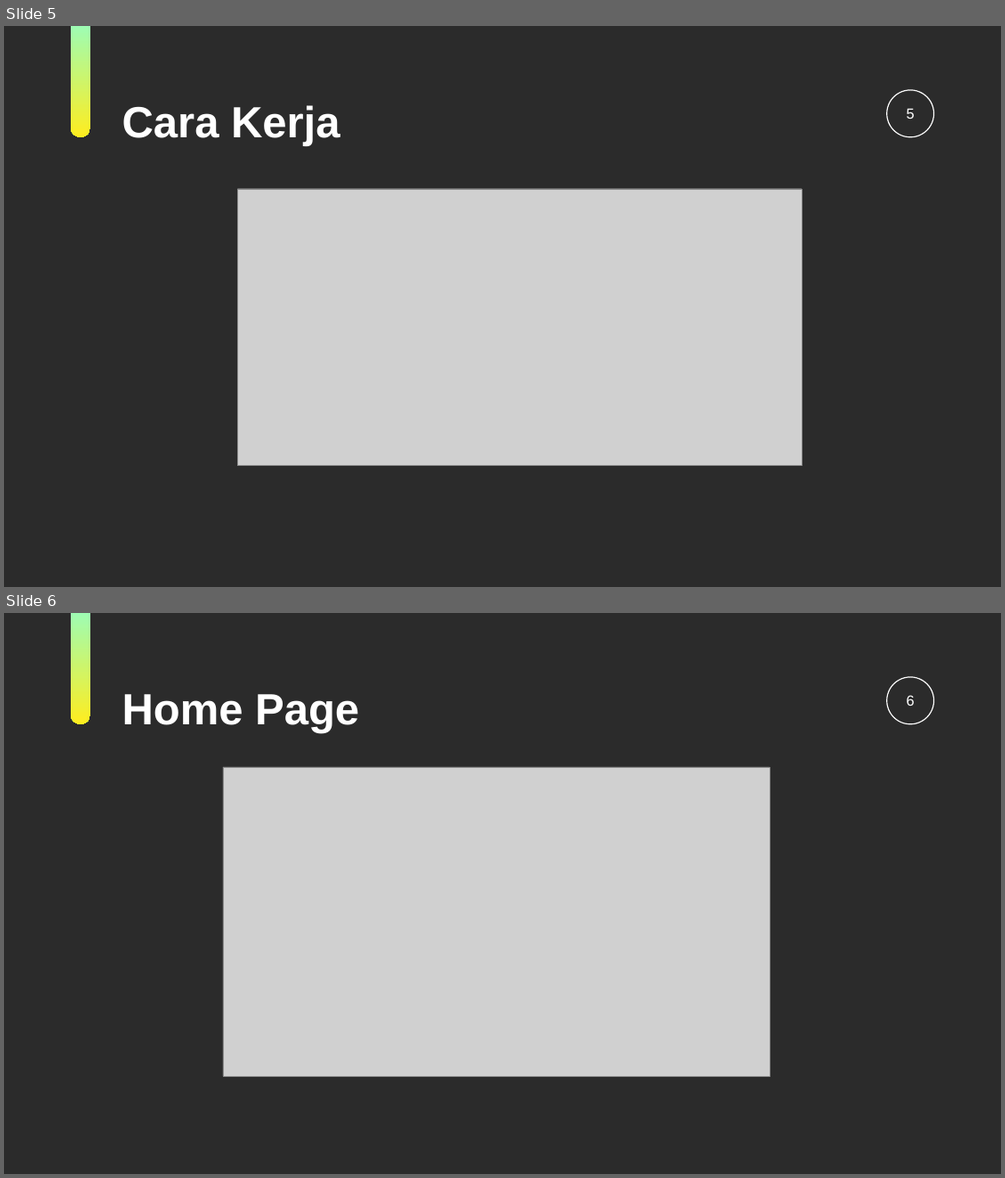
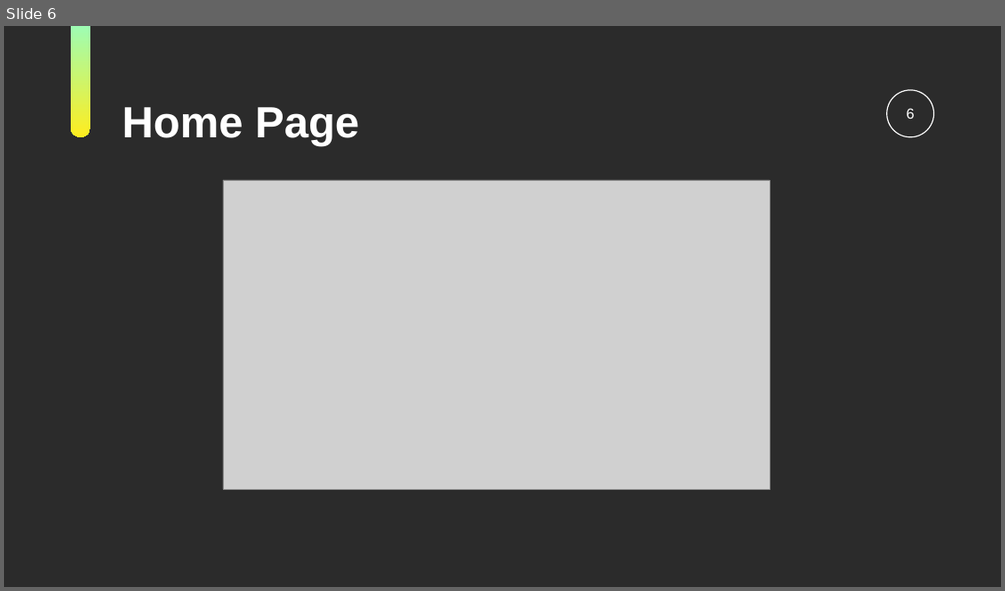
Before and after one commit to Jrhero14/FINALPROJECT-StrukturData, a slide deck: KamusGaul-Strukdat.ppt. Shown one above the other, each under a label of ours: slides 5 and 6 before the commit, slide 6 after it. The pictures are 1005x1178 and 1005x591 pixels, drawn with LibreOffice and Linux fonts; fonts in the diff are those of the drawing; grey boxes stand for pictures; background and template pictures are left out; a plain dark background stands for a picture behind light text. Boxes give left, top, right and bottom in pixels: in the first picture for what was removed or moved away, otherwise in the second. Text is boxed around its words. In the diff, an @@ line names an element or a change of style, - is before the commit and + after.

```diff
--- a/KamusGaul-Strukdat.ppt
+++ b/KamusGaul-Strukdat.ppt
@@ slide 5 removed at [4, 26, 1001, 587], background picture (left out); not listed: 2 template elements that a slide beside it also shows @@
@@ title removed at [122, 105, 340, 146] @@
-Cara Kerja
@@ page number removed at [906, 108, 914, 119] @@
-5
@@ picture removed at [238, 189, 802, 466] @@
```
Also in this commit, not shown: 5 slides changed, 5 slides added, 1 other slide removed.
